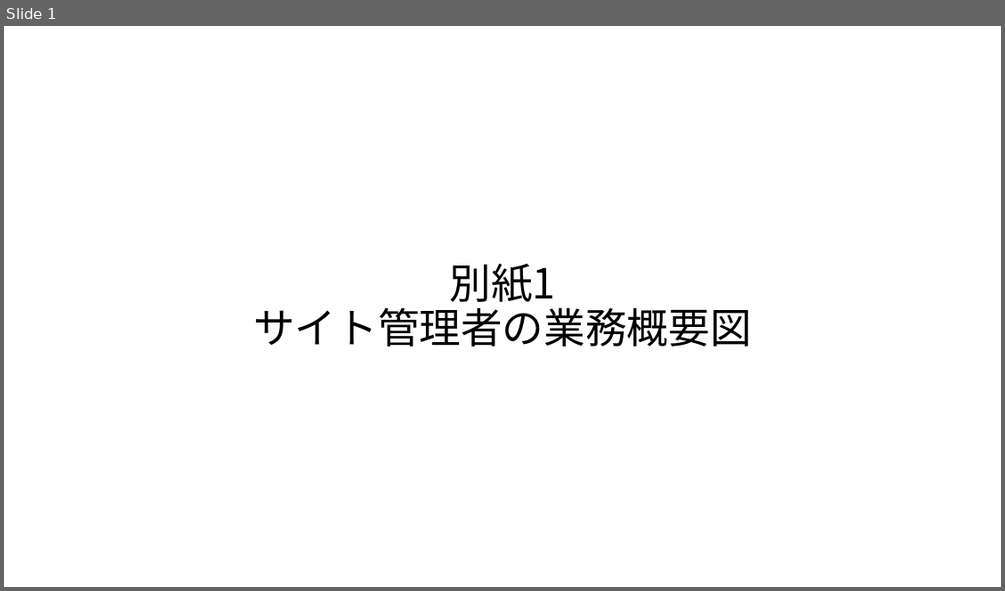
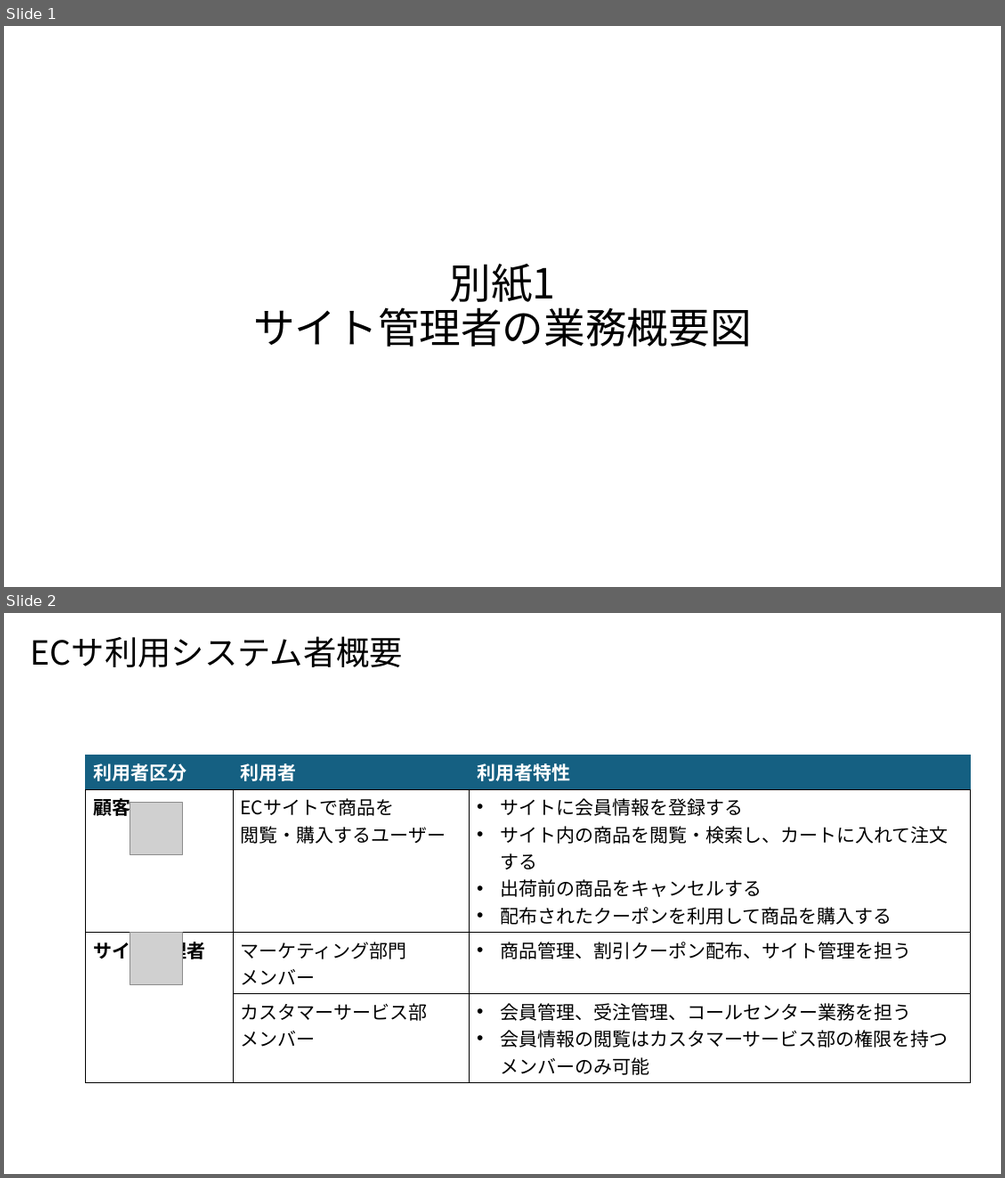
Before and after one commit to NaoyaIshizumi-Pasona/pm-cause-ec, a slide deck: 提案書/別紙1_サイト管理者の業務概要図.pptx. Shown one above the other, each under a label of ours: slide 1 before the commit, slides 1 and 2 after it. The pictures are 1005x591 and 1005x1178 pixels, drawn with LibreOffice and Linux fonts; fonts in the diff are those of the drawing; grey boxes stand for pictures. Boxes give left, top, right and bottom in pixels: in the first picture for what was removed or moved away, otherwise in the second. Text is boxed around its words. In the diff, an @@ line names an element or a change of style, - is before the commit and + after.

```diff
--- a/提案書/別紙1_サイト管理者の業務概要図.pptx
+++ b/提案書/別紙1_サイト管理者の業務概要図.pptx
@@ slide 2 added at [4, 613, 1001, 1174], background #FFFFFF @@
@@ title added at [31, 636, 403, 667], 32 pt, text #000000 @@
+ECサ利用システム者概要
@@ table added at [86, 755, 971, 1078], 4 rows, 3 columns @@
+利用者区分 | 利用者 | 利用者特性
+顧客 | ECサイトで商品を / 閲覧・購入するユーザー | サイトに会員情報を登録する / サイト内の商品を閲覧・検索し、カートに入れて注文する / 出荷前の商品をキャンセルする / 配布されたクーポンを利用して商品を購入する
+サイト管理者 | マーケティング部門 / メンバー | 商品管理、割引クーポン配布、サイト管理を担う
+ | カスタマーサービス部 / メンバー | 会員管理、受注管理、コールセンター業務を担う / 会員情報の閲覧はカスタマーサービス部の権限を持つメンバーのみ可能
@@ picture added at [130, 803, 183, 854] @@
@@ picture added at [130, 933, 183, 985] @@
```
Also in this commit, not shown: 8 slides changed.
